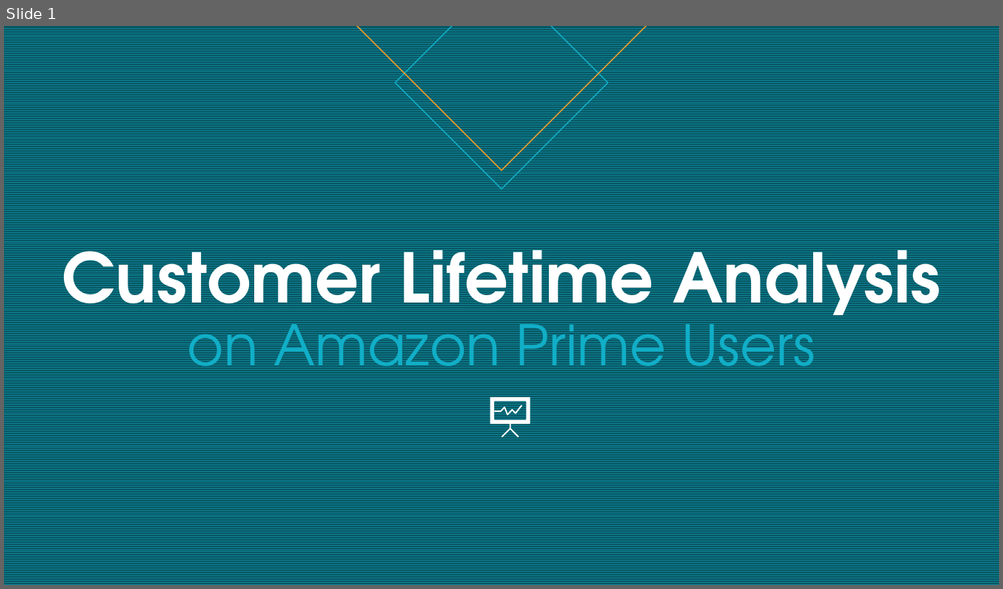
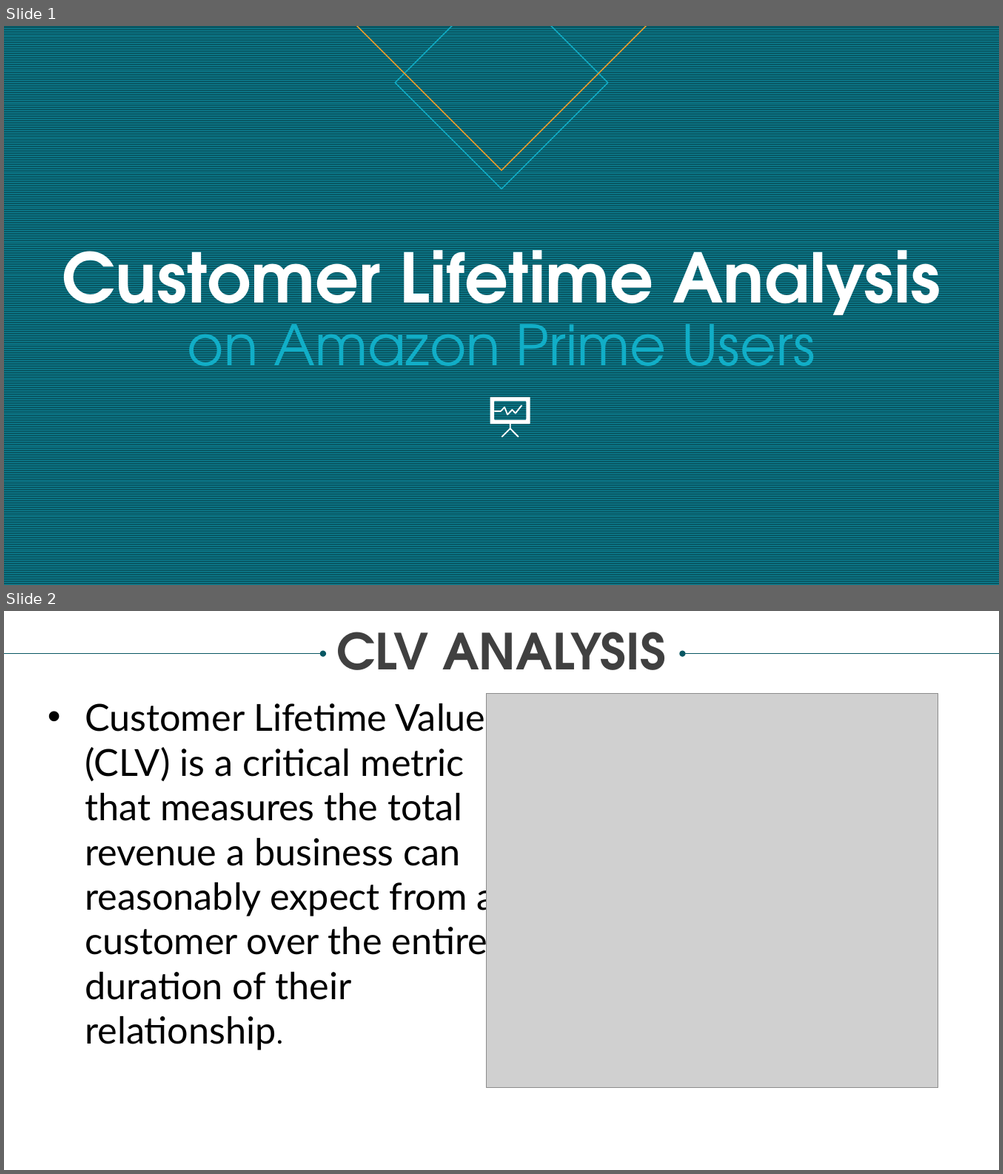
Before and after one commit to daniellaakpoguma/Data-Analsyt-Portfolio, a slide deck: CLV Analysis On Amazon Prime Users/Amazon Prime Users - CLV Analysis Presentation.pptx. Shown one above the other, each under a label of ours: slide 1 before the commit, slides 1 and 2 after it. The pictures are 1003x589 and 1003x1174 pixels, drawn with LibreOffice and Linux fonts; fonts in the diff are those of the drawing; grey boxes stand for pictures. Boxes give left, top, right and bottom in pixels: in the first picture for what was removed or moved away, otherwise in the second. Text is boxed around its words. In the diff, an @@ line names an element or a change of style, - is before the commit and + after.

```diff
--- a/CLV Analysis On Amazon Prime Users/Amazon Prime Users - CLV Analysis Presentation.pptx
+++ b/CLV Analysis On Amazon Prime Users/Amazon Prime Users - CLV Analysis Presentation.pptx
@@ slide 2 added at [4, 611, 999, 1170], background #FFFFFF @@
@@ text added at [336, 632, 666, 670], 48 pt, text #404040, bold @@
+CLV ANALYSIS
@@ arrow added from (4, 653) to (324, 653), #085764 0.5 pt @@
@@ arrow added from (999, 653) to (683, 653), #085764 0.5 pt @@
@@ picture added at [486, 694, 938, 1088] @@
@@ text added at [85, 703, 495, 1051], 36 pt, text #000000 @@
+• Customer Lifetime Value (CLV) is a critical metric that measures the total revenue a business can reasonably expect from a customer over the entire duration of their relationship.
```
Also in this commit, not shown: 3 slides changed, 1 other slide added, 1 other file.
